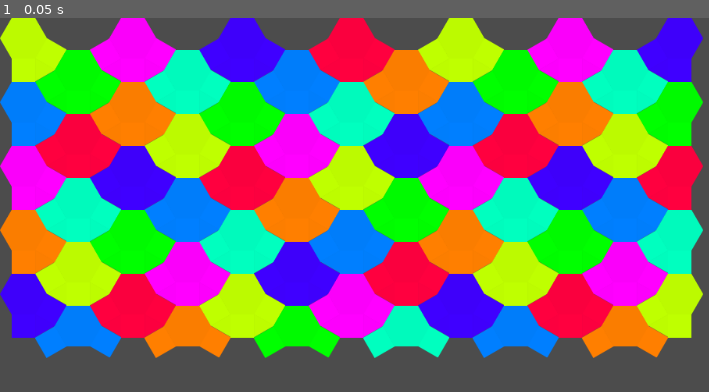
Above: before the commit, frame 1.
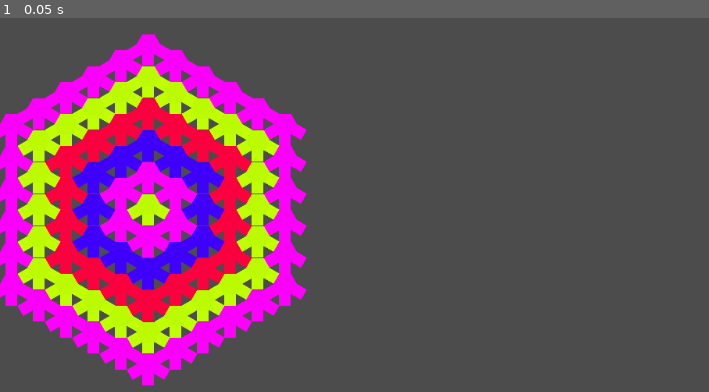
Above: after the commit, the same moment.

Repository: Pe3Hu/kapua
Game: Godot game, scene res://scenes/Game.tscn
Two runs of this game, one before a commit and one after it. Both use one fixed random seed, a clock stepped at 60 frames per second and the inputs below.
Inputs:
- Up to frame 1 (0.05 s): no input

The runs differ from the first frame. In frame 1, 78% of the frame differs, in the area x 0-100%, y 0-99%.

Commit message:
version 0.001
1. Tile class added
1. around_center funcion started

Diff:
--- a/scripts/Classes.gd
+++ b/scripts/Classes.gd
@@ -1,12 +1,25 @@
 extends Node
 
 
-class Example:
+class Tile:
 	var number = {}
 	var string = {}
 	var array = {}
 	var list = {}
 	var flag = {}
+	var node = {}
+	var vector = {}
 
 	func _init(input_):
-		list.owner = input_.owner
+		number.index = input_.index
+		node.parent = input_.parent
+		flag.visiable = input_.visiable
+		vector.grid = input_.grid
+
+		string.edges = -1
+		number.ring = -1
+		list.neighbor = {
+			"3": [],
+			"4": [],
+			"6": []
+		}
--- a/scripts/Game.gd
+++ b/scripts/Game.gd
@@ -21,48 +21,61 @@
 	Global.node.TileMapTriangle0.position.y = a * sqrt(3) - 2 * Global.data.scale
 
 
-	var n = 5
-	var m = 13
-
-
-	for _x in m:
-		for _y in n:
+	for _y in Global.data.size.map.y:
+		Global.array.hex.append([])
+		Global.array.square150.append([])
+		Global.array.square90.append([])
+		Global.array.square30.append([])
+		Global.array.triangle0.append([])
+		Global.array.triangle180.append([])
+
+		for _x in Global.data.size.map.x:
+			var index = (_y * Global.data.size.map.x + _x) * 6
 			var flag = {}
-			flag.TileMapHex = true
-			flag.TileMapSquare30 = true
-			flag.TileMapSquare90 = true
-			flag.TileMapSquare150 = true
-			flag.TileMapTriangle180 = true
-			flag.TileMapTriangle0 = true
-			var _i = (_x*n+_y)%8
-
-			if _x == 0:
-				flag.TileMapSquare30 = false
-				flag.TileMapTriangle0 = false
-
-			if _x == m-1:
-				flag.TileMapSquare150 = false
-				flag.TileMapTriangle180 = false
-
-
-			if _y == n-1 && _x %2 == 1:
-				flag.TileMapTriangle0 = false
-				flag.TileMapTriangle180 = false
-				flag.TileMapSquare90 = false
-
-			if flag.TileMapHex:
-				Global.node.TileMapHex.set_cell(_x,_y,_i)
-			if flag.TileMapSquare30:
-				Global.node.TileMapSquare30.set_cell(_x,_y,_i)
-			if flag.TileMapSquare90:
-				Global.node.TileMapSquare90.set_cell(_x,_y,_i)
-			if flag.TileMapSquare150:
-				Global.node.TileMapSquare150.set_cell(_x,_y,_i)
-			if flag.TileMapTriangle180:
-				Global.node.TileMapTriangle180.set_cell(_x,_y,_i)
-			if flag.TileMapTriangle0:
-				Global.node.TileMapTriangle0.set_cell(_x,_y,_i)
-
+			flag.TileMapHex = false
+			flag.TileMapSquare30 = false
+			flag.TileMapSquare90 = false
+			flag.TileMapSquare150 = false
+			flag.TileMapTriangle180 = false
+			flag.TileMapTriangle0 = false
+#			if _x == 0:
+#				flag.TileMapSquare30 = false
+#				flag.TileMapTriangle0 = false
+#
+#			if _x == m-1:
+#				flag.TileMapSquare150 = false
+#				flag.TileMapTriangle180 = false
+#
+#
+#			if _y == n-1 && _x %2 == 1:
+#				flag.TileMapTriangle0 = false
+#				flag.TileMapTriangle180 = false
+#				flag.TileMapSquare90 = false
+
+			var input = {}
+			input.grid = Vector2(_x,_y)
+			input.visiable = false
+			input.index = index
+			input.edges = "6"
+			input.parent = Global.node.TileMapHex
+			var tile = Classes.Tile.new(input)
+			Global.array.hex[_y].append(tile)
+
+			input.edges = "4"
+			input.index = index + 1
+			input.parent = Global.node.TileMapSquare150
+			tile = Classes.Tile.new(input)
+			Global.array.square150[_y].append(tile)
+
+			input.index = index + 3
+			input.parent = Global.node.TileMapSquare90
+			tile = Classes.Tile.new(input)
+			Global.array.square90[_y].append(tile)
+
+			input.index = index + 5
+			input.parent = Global.node.TileMapSquare30
+			tile = Classes.Tile.new(input)
+			Global.array.square30[_y].append(tile)
 #
 #			Global.node.TileMapSquare90.set_cell(_x,_y,_i)
 #
@@ -80,6 +93,108 @@
 ##					if _x%2 != 1:
 ##						Global.node.TileMapTriangle180.set_cell(_x,_y,_i)
 
+	around_center()
+
+	for _y in Global.data.size.map.y:
+		for _x in Global.data.size.map.x:
+			var _i = (Global.array.hex[_y][_x].number.ring) % 8
+
+			if Global.array.hex[_y][_x].flag.visiable:
+				Global.node.TileMapHex.set_cell(_x,_y,_i)
+			if Global.array.square30[_y][_x].flag.visiable:
+				Global.node.TileMapSquare30.set_cell(_x,_y,_i)
+			if Global.array.square90[_y][_x].flag.visiable:
+				Global.node.TileMapSquare90.set_cell(_x,_y,_i)
+			if Global.array.square150[_y][_x].flag.visiable:
+				Global.node.TileMapSquare150.set_cell(_x,_y,_i)
+#			if flag.TileMapTriangle180:
+#				Global.node.TileMapTriangle180.set_cell(_x,_y,_i)
+#			if flag.TileMapTriangle0:
+#				Global.node.TileMapTriangle0.set_cell(_x,_y,_i)
+
+func bubble_sort(arr_, key_):
+	for _i in arr_.size() - 1:
+		var flag = false
+
+		for _j in arr_.size() - 1 - _i:
+			if arr_[_j][key_] > arr_[_j + 1][key_]:
+				var temp = arr_[_j][key_]
+				arr_[_j][key_] = arr_[_j + 1][key_]
+				arr_[_j + 1][key_] = temp
+				flag = true
+
+		if !flag:
+			break
+
+	return arr_
+
+
+func around_center():
+	var core = Global.array.hex[Global.data.size.n][Global.data.size.n]
+	var arounds = [ core ]
+	core.number.ring = 0
+
+	for _i in Global.data.size.n:
+		for _j in range(arounds.size()-1,-1,-1):
+			var parity = int(arounds[_j].vector.grid.x) % 2
+
+			for neighbor in Global.array.neighbor[parity]:
+				var grid = arounds[_j].vector.grid + neighbor
+
+				if check_border(grid):
+					var around = Global.array.hex[grid.y][grid.x]
+
+					if !arounds.has(around):
+						arounds.append(around)
+						around.number.ring = ( _i + 1 ) * 2
+
+	for around in arounds:
+		around.flag.visiable = true
+
+		var squares = []
+
+		var parity = int(core.vector.grid.x) % 2
+		var grid = around.vector.grid
+
+		if check_border(grid):
+			squares.append(Global.array.square150[grid.y][grid.x])
+			squares.append(Global.array.square90[grid.y][grid.x])
+			squares.append(Global.array.square30[grid.y][grid.x])
+		grid = around.vector.grid + Global.array.neighbor[parity][4]
+
+		if check_border(grid):
+			squares.append(Global.array.square150[grid.y][grid.x])
+		grid = around.vector.grid + Global.array.neighbor[parity][5]
+
+		if check_border(grid):
+			squares.append(Global.array.square90[grid.y][grid.x])
+		grid = around.vector.grid + Global.array.neighbor[parity][0]
+
+		if check_border(grid):
+			squares.append(Global.array.square30[grid.y][grid.x])
+		around.list.neighbor["4"] = squares
+
+		for square in squares:
+			square.list.neighbor["6"].append(around)
+
+
+#	if check_border(grid):
+#		var square = Global.array.square90[grid.y][grid.x]
+
+
+	for _y in Global.data.size.map.y:
+		for _x in Global.data.size.map.x:
+			if Global.array.square150[_y][_x].list.neighbor["6"].size() > 0:
+				Global.array.square150[_y][_x].flag.visiable = true
+			if Global.array.square90[_y][_x].list.neighbor["6"].size() > 0:
+				Global.array.square90[_y][_x].flag.visiable = true
+			if Global.array.square30[_y][_x].list.neighbor["6"].size() > 0:
+				Global.array.square30[_y][_x].flag.visiable = true
+
+
+func check_border(grid_):
+	var flag = ( grid_.x >= Global.data.size.map.x ) || ( grid_.x < 0 ) || ( grid_.y >= Global.data.size.map.y ) || ( grid_.y < 0 )
+	return !flag
 
 func _process(delta):
 	pass
--- a/scripts/Global.gd
+++ b/scripts/Global.gd
@@ -28,7 +28,31 @@
 	init_primary_key()
 
 func init_array():
-	pass
+	array.hex = []
+	array.square150 = []
+	array.square90 = []
+	array.square30 = []
+	array.triangle0 = []
+	array.triangle180 = []
+	array.neighbor = [
+		[
+			Vector2( 1,-1),
+			Vector2( 1, 0),
+			Vector2( 0, 1),
+			Vector2(-1, 0),
+			Vector2(-1,-1),
+			Vector2( 0,-1)
+		],
+
+		[
+			Vector2( 1, 0),
+			Vector2( 1, 1),
+			Vector2( 0, 1),
+			Vector2(-1, 1),
+			Vector2(-1, 0),
+			Vector2( 0,-1)
+		]
+	]
 
 func init_scene():
 	pass
@@ -49,11 +73,13 @@
 
 func init_data():
 	data.size = {}
-	data.size.bar = Vector2(91,30)
-	data.size.cell = Vector2(140,164)
+	data.size.n = 5
+	data.size.map = Vector2(data.size.n * 2 + 1, data.size.n * 2 + 1)
+	data.size.bar = Vector2(91, 30)
+	data.size.cell = Vector2(140, 164)
 	data.hex = {}
 	data.hex.a = 60
-	data.scale = 0.5
+	data.scale = 0.25
 
 func init_flag():
 	flag.ready = false
